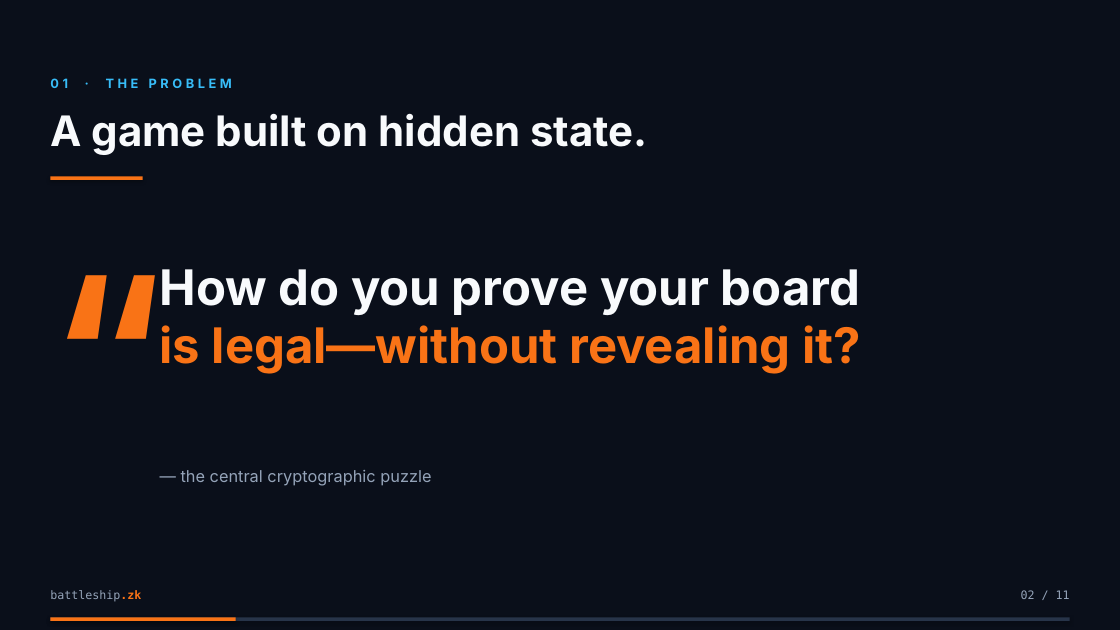
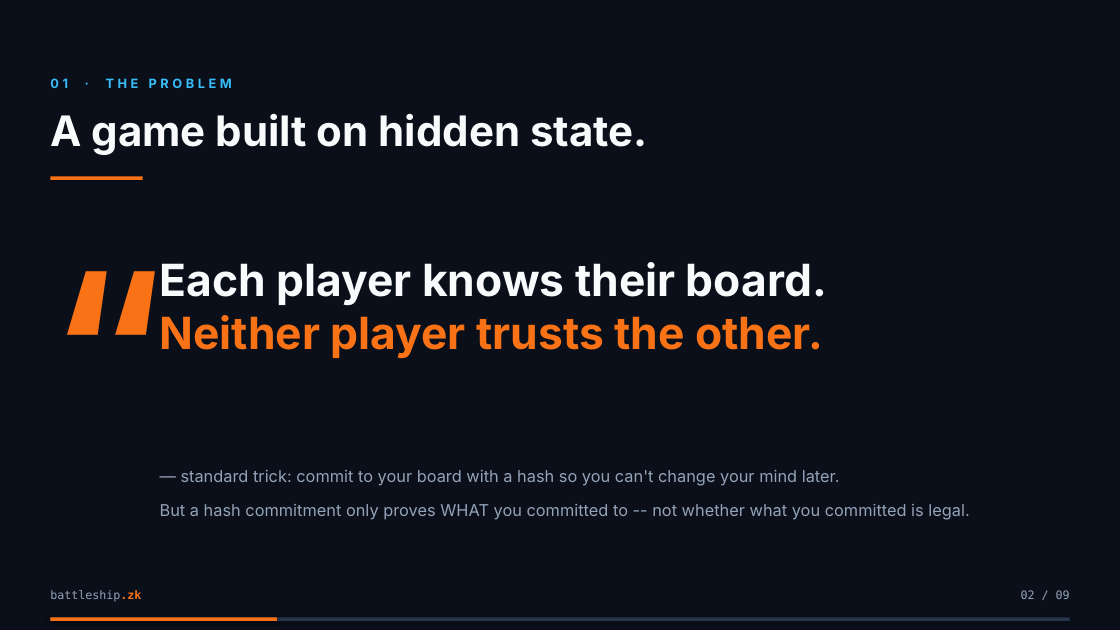
Before and after one commit to ppabba101/solidity-battleship, a slide deck: slide 2 of presentation/battleship-zk-demo.pptx. Drawn at 1120x630 pixels with LibreOffice and Linux fonts; fonts in the diff are those of the drawing. Boxes give left, top, right and bottom in pixels: in the first picture for what was removed or moved away, otherwise in the second. Text is boxed around its words. In the diff, an @@ line names an element or a change of style, - is before the commit and + after.

```diff
--- a/presentation/battleship-zk-demo.pptx
+++ b/presentation/battleship-zk-demo.pptx
@@ text "“": place and size @@
-text "“" at [50, 218, 151, 386]
+text "“" at [50, 214, 151, 382]
@@ text at [160, 262, 827, 359]: text changed; size 42 to 38 pt @@
-How do you prove your board
-is legal—without revealing it?
+Each player knows their board.
+Neither player trusts the other.
@@ text at [181, 470, 840, 486]: text changed @@
-— the central cryptographic puzzle
+— standard trick: commit to your board with a hash so you can't change your mind later.
@@ text added at [160, 504, 969, 520], 14 pt, text #94A3B8 @@
+But a hash commitment only proves WHAT you committed to -- not whether what you committed is legal.
@@ text at [1021, 590, 1070, 599]: text changed @@
-02 / 11
+02 / 09
@@ rectangle: place and size @@
-rectangle at [50, 618, 236, 621]
+rectangle at [50, 618, 277, 621]
```
Also in this commit, not shown: 5 other slides changed, 3 slides added, 5 slides removed, 11 other files.
